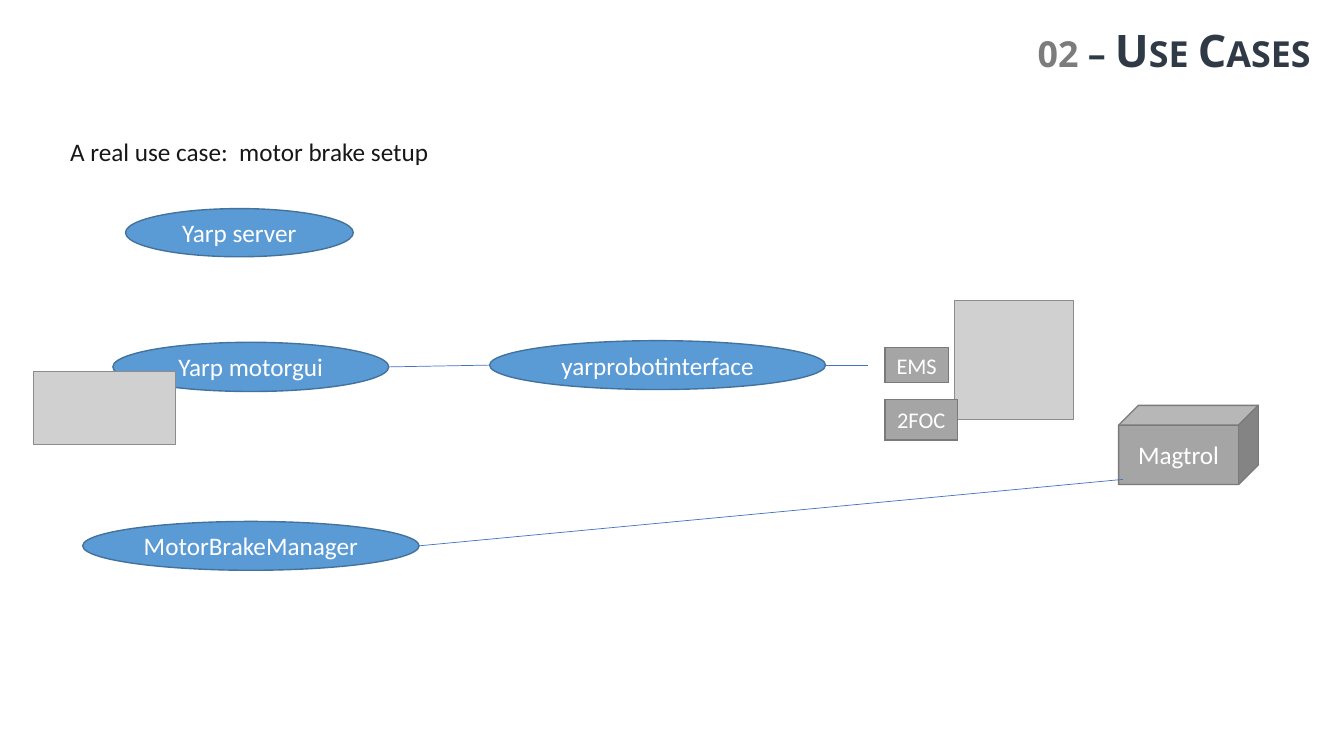
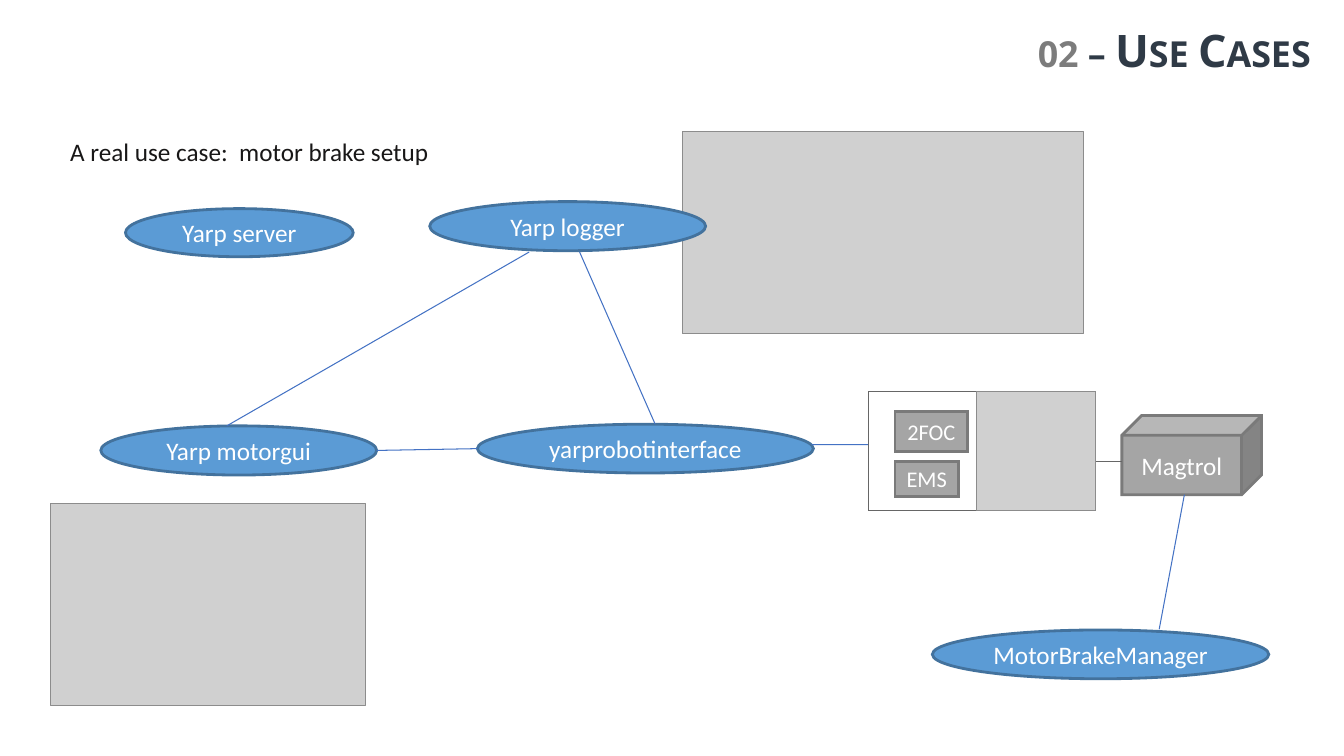
Before and after one commit to valegagge/training, a slide deck: slide 7 of dockerOverviewTeam5/Docker overview_team_five.pptx. Drawn at 1344x756 pixels with LibreOffice and Linux fonts; fonts in the diff are those of the drawing; grey boxes stand for pictures. Boxes give left, top, right and bottom in pixels: in the first picture for what was removed or moved away, otherwise in the second. Text is boxed around its words. In the diff, an @@ line names an element or a change of style, - is before the commit and + after.

```diff
--- a/dockerOverviewTeam5/Docker overview_team_five.pptx
+++ b/dockerOverviewTeam5/Docker overview_team_five.pptx
@@ picture added at <box>683,131,1084,334</box> @@
@@ ellipse added at <box>430,202,706,251</box>, fill #5B9BD5, outline #43729D 2 pt, 18 pt, text #FFFFFF @@
+Yarp logger
@@ line added from (227, 425) to (529, 252), #4472C4 0.75 pt @@
@@ line added from (580, 252) to (655, 424), #4472C4 0.75 pt @@
@@ picture removed at <box>33,372,175,446</box> @@
@@ rectangle added at <box>869,391,1096,510</box>, fill #FFFFFF, outline #666666 0 pt @@
@@ rectangle "2FOC": place and size @@
-rectangle "2FOC" at <box>885,399,958,440</box>
+rectangle "2FOC" at <box>895,411,968,452</box>
@@ rectangle "2FOC" at <box>895,411,968,452</box>: outline #7A7A7A 1 pt to #7A7A7A 2 pt @@
@@ picture: place and size @@
-picture at <box>955,301,1074,420</box>
+picture at <box>977,391,1096,510</box>
@@ cube "Magtrol": place and size @@
-cube "Magtrol" at <box>1119,405,1259,485</box>
+cube "Magtrol" at <box>1122,415,1262,495</box>
@@ cube "Magtrol" at <box>1122,415,1262,495</box>: outline #7A7A7A 1 pt to #7A7A7A 2 pt; proportions changed @@
@@ ellipse "Yarp motorgui": place and size @@
-ellipse "Yarp motorgui" at <box>113,343,389,392</box>
+ellipse "Yarp motorgui" at <box>101,425,377,475</box>
@@ line moved from (389, 367) - (490, 365) to (377, 451) - (478, 449) @@
@@ line (377, 451) - (478, 449): stroke #4472C4 0.5 pt to #4472C4 0.75 pt @@
@@ ellipse "yarprobotinterface": place and size @@
-ellipse "yarprobotinterface" at <box>490,341,826,389</box>
+ellipse "yarprobotinterface" at <box>478,424,814,473</box>
@@ line moved from (824, 365) - (868, 365) to (812, 445) - (870, 445) @@
@@ line (812, 445) - (870, 445): stroke #4472C4 0.5 pt to #4472C4 0.75 pt @@
@@ rectangle "EMS" at <box>895,462,959,497</box>: outline #7A7A7A 1 pt to #7A7A7A 2 pt @@
@@ rectangle "EMS": place and size @@
-rectangle "EMS" at <box>885,348,949,383</box>
+rectangle "EMS" at <box>895,462,959,497</box>
@@ line added from (1097, 462) to (1122, 462), #666666 0 pt @@
@@ picture added at <box>50,503,365,706</box> @@
@@ line removed from (419, 546) to (1123, 480) @@
@@ line added from (1159, 629) to (1185, 495), #4472C4 0.75 pt @@
@@ outline #43739E 1 pt to #43729D 2 pt in 3 elements at <box>101,425,377,475</box>, <box>478,424,814,473</box>, <box>933,630,1269,679</box> @@
@@ ellipse "MotorBrakeManager": place and size @@
-ellipse "MotorBrakeManager" at <box>83,521,419,570</box>
+ellipse "MotorBrakeManager" at <box>933,630,1269,679</box>
```
Also in this commit, not shown: 6 other slides changed.
